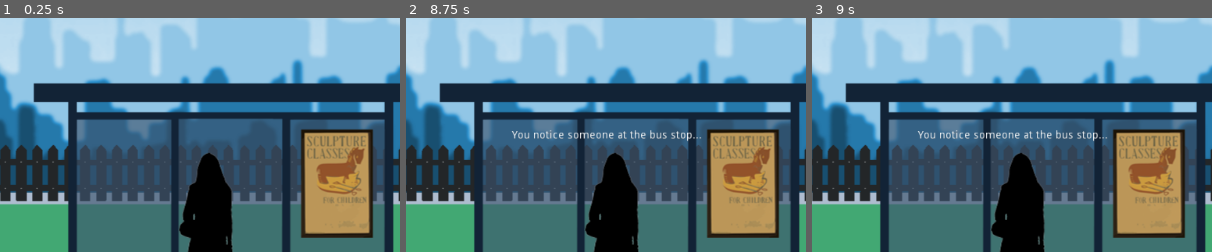
Above: before the commit, frames 1-3 (left to right).
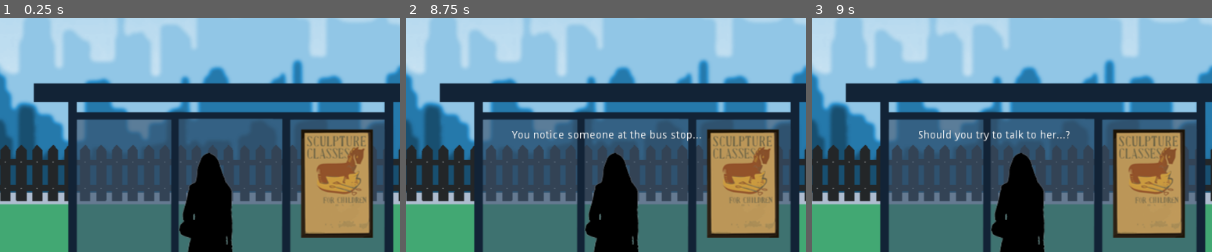
Above: after the commit, the same moments.

Repository: guyvanit/DurJam-TIRED
Game: Godot game, scene res://src/Outside/BusStop.tscn
Same seed, same stepped clock (60 frames per second), same inputs: the game is played once before the commit and once after it. This scene is started directly instead of the project's main scene. Sound files missing from this copy of the repository are replaced by a short silence.
Inputs (mouse positions are % of the whole screen's width and height, from its top left):
- Up to frame 1 (0.25 s): no input
- Up to frame 2 (8.75 s): tap Enter at 0.5, 2, 3.5 s; move the mouse to (45, 70) at 0.52 s; click (45, 70) at 0.67 s; tap Space at 1.25, 2.75, 4.25 s; move the mouse to (80, 65) at 1.27 s; click (80, 65) at 1.42 s; move the mouse to (20, 35) at 2.02 s; click (20, 35) at 2.17 s; move the mouse to (55, 50) at 2.77 s; click (55, 50) at 2.92 s; move the mouse to (35, 25) at 3.52 s; click (35, 25) at 3.67 s; move the mouse to (72, 45) at 4.27 s; click (72, 45) at 4.42 s; move the mouse to (30, 55) at 5.02 s; click (30, 55) at 5.17 s; move the mouse to (60, 28) at 5.77 s; click (60, 28) at 5.92 s; move the mouse to (45, 70) at 6.52 s; click (45, 70) at 6.67 s; move the mouse to (80, 65) at 7.27 s; click (80, 65) at 7.42 s; move the mouse to (20, 35) at 8.02 s; click (20, 35) at 8.17 s
- Up to frame 3 (9 s): move the mouse to (55, 50) at 8.77 s; click (55, 50) at 8.92 s
The pictures show only the part of the screen within x 28-78%, y 8-58%; the shares and areas given below are measured in that part.

Frames 1-2 are identical in both runs. In frame 3, 0.8% of the frame differs, in the area x 26-74%, y 47-53%.
Error before the commit: Invalid set index 'text' (on base: 'GDScriptNativeClass') with value of type 'String'. (res://src/Outside/Button_Person.gd:14)

Commit message:
edited script

Diff:
--- a/src/Outside/BusStop.tscn
+++ b/src/Outside/BusStop.tscn
@@ -84,6 +84,6 @@
 "_edit_use_anchors_": false
 }
 
-[node name="AudioStreamPlayer2D" type="AudioStreamPlayer2D" parent="."]
+[node name="WillsMusic" type="AudioStreamPlayer2D" parent="."]
 stream = ExtResource( 7 )
 autoplay = true
--- a/src/Outside/Button_Flower.gd
+++ b/src/Outside/Button_Flower.gd
@@ -13,11 +13,13 @@
 		counter += 1
 	elif counter == 2:
 		#$Label.text = "Press E if you wish to take it"
+		$Label.text = "Maybe you should take it..."
 		interaction = true
 
 	print(interaction)
 
-func _input(event):
+
+func _input(_event):
 	if Input.is_action_just_pressed('e') and interaction == true:
 			$Sprite.hide()
 			print('Hidden')
--- a/src/Outside/Button_Person.gd
+++ b/src/Outside/Button_Person.gd
@@ -11,10 +11,10 @@
 		counter += 1
 	elif counter == 2:
 		#$Label.text = "Do you wish to talk to them or listen to music? "
-		Label.text = "Should I try to talk to her...?"
+		$Label.text = "Should you try to talk to her...?"
 		counter += 1
-	elif counter == 3:
+	#elif counter == 3:
 		#$Label.text = "Press 1 or 2"
-		counter += 1
+		#counter += 1
 	else:
 		$Label.hide()
